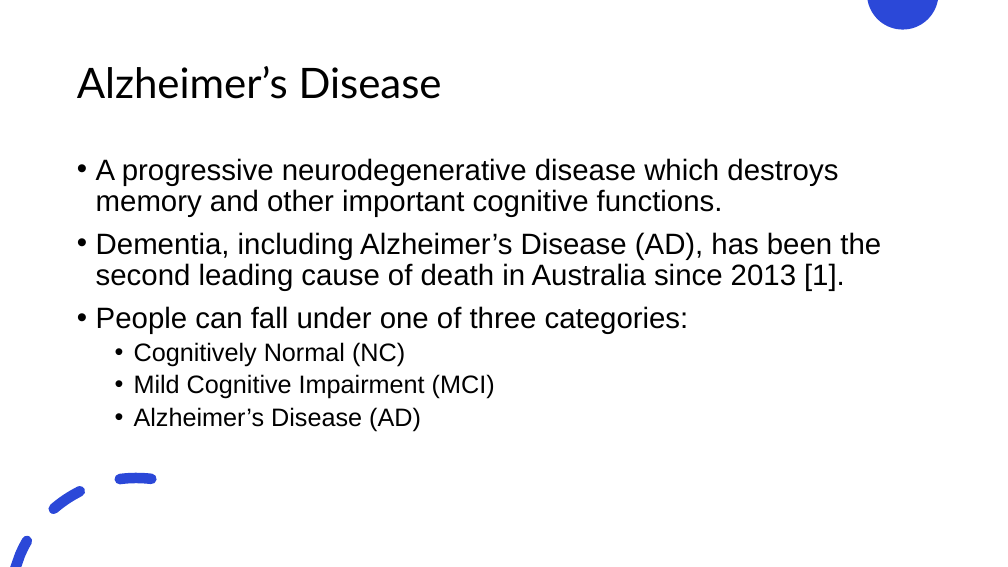
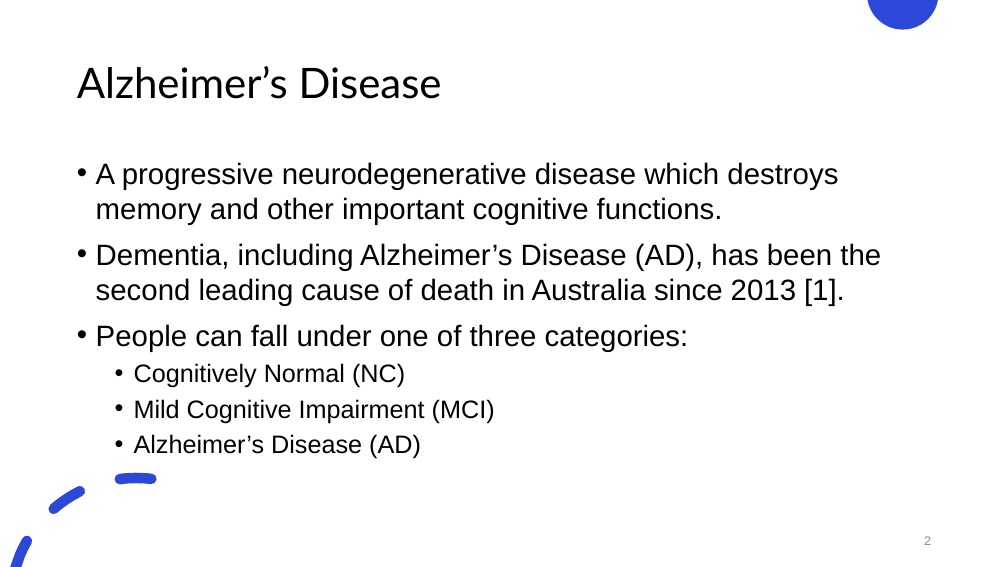
Before and after one commit to justin-bardwell/JB_AD, a slide deck: slide 2 of 21961992_Seminar.pptx. Drawn at 1008x567 pixels with LibreOffice and Linux fonts; fonts in the diff are those of the drawing. Boxes give left, top, right and bottom in pixels: in the first picture for what was removed or moved away, otherwise in the second. Text is boxed around its words. In the diff, an @@ line names an element or a change of style, - is before the commit and + after.

```diff
--- a/21961992_Seminar.pptx
+++ b/21961992_Seminar.pptx
@@ text "A progressive neurodegenerative disease which ..." at box(96, 162, 881, 459): line spacing 0.9 to 1 @@
@@ page number added at box(924, 536, 931, 545), 12 pt, text #8C8C8C @@
+2
```
Also in this commit, not shown: 10 other slides changed, 7 slides added, 5 slides removed, 1 other file.
